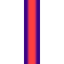
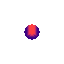
Comparing the layer stacks of the two w=64, h=64 images. Changes:
added layer "laser base" above "narrow laser" over [24, 24, 40, 40]
hid "narrow laser", painted on it over [23, 0, 41, 64]
